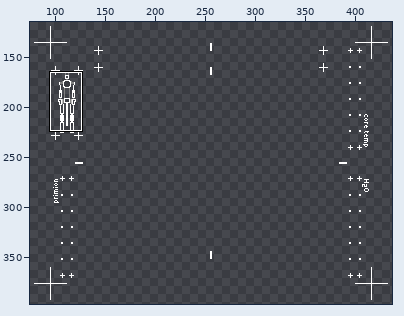
File history of a pixel-art file, exegesis_vrc_avatars/Assets/_exegesis/HUD/HUD.aseprite. The picture above shows the old version from afar; the outline marks the close-up.
Close-up. Before:
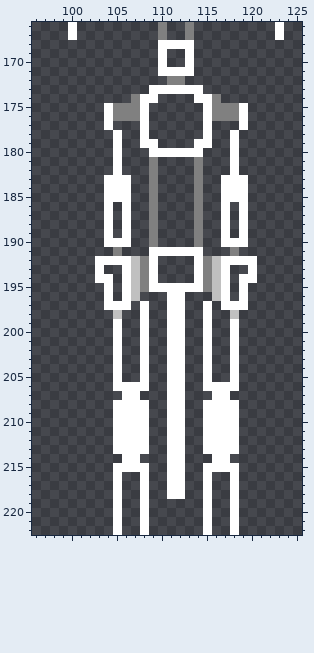
512x512 pixels, 1 frame. Shown: x 96..125, y 166..222. The wide view leaves out empty margins.
The same view after the edit:
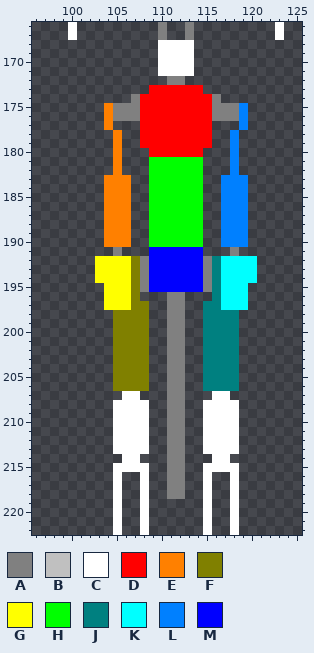
Palette (. is transparent): A #808080  B #c0c0c0  C #ffffff  D #ff0000  E #ff8000  F #808000  G #ffff00  H #00ff00  J #008080  K #00ffff  L #0080ff  M #0000ff
Difference:
layer "infra/paper_doll/paper_doll_masks/pd_rig" now shown
layer "infra/paper_doll/paper_doll_masks/pd_lef" now shown
layer "infra/paper_doll/paper_doll_masks/pd_rig" added
layer "infra/paper_doll/paper_doll_masks/pd_rig" now shown
layer "infra/paper_doll/paper_doll_masks/pd_lef" added
layer "infra/paper_doll/paper_doll_masks/pd_lef" now shown
layer "infra/paper_doll/paper_doll_masks/pd_hip" now shown
layer "infra/paper_doll/paper_doll_masks/pd_abd" now shown
layer "infra/paper_doll/paper_doll_masks/pd_che" now shown
layer "infra/paper_doll/paper_doll_masks/pd_hea" now shown
y 169..170: x 111..112 .. -> CC
y 173: x 109..114 CCCCCC -> DDDDDD
y 174: x 108..115 CC....CC -> DDDDDDDD
y 175..177: x 104 C -> E; x 108..115 C......C -> DDDDDDDD; x 119 C -> L
y 178: x 105 C -> E; x 108..115 C......C -> DDDDDDDD; x 118 C -> L
y 179: x 105 C -> E; x 108..115 CC....CC -> DDDDDDDD; x 118 C -> L
y 180: x 105 C -> E; x 109..114 CCCCCC -> DDDDDD; x 118 C -> L
y 181..182: x 105 C -> E; x 109..114 A....A -> HHHHHH; x 118 C -> L
y 183..185: x 104..106 CCC -> EEE; x 109..114 A....A -> HHHHHH; x 117..119 CCC -> LLL
y 186..189: x 104..106 C.C -> EEE; x 109..114 A....A -> HHHHHH; x 117..119 C.C -> LLL
y 190: x 104..106 CCC -> EEE; x 109..114 A....A -> HHHHHH; x 117..119 CCC -> LLL
y 191: x 109..114 CCCCCC -> MMMMMM
y 192: x 103..107 CCCCB -> GGGGF; x 109..114 C....C -> MMMMMM; x 116..120 BCCCC -> JKKKK
y 193: x 103..107 C..CB -> GGGGF; x 109..114 C....C -> MMMMMM; x 116..120 BC..C -> JKKKK
y 194: x 103..107 CC.CB -> GGGGF; x 109..114 C....C -> MMMMMM; x 116..120 BC.CC -> JKKKK
y 195: x 104..107 C.CB -> GGGF; x 109..114 CCCCCC -> MMMMMM; x 116..119 BC.C -> JKKK
y 196: x 104..107 C.CB -> GGGF; x 111..112 CC -> AA; x 116..119 BC.C -> JKKK
y 197: x 104..108 CCC.C -> GGGFF; x 111..112 CC -> AA; x 115..119 C.CCC -> JJKKK
y 198: x 105..108 B..C -> FFFF; x 111..112 CC -> AA; x 115..118 C..B -> JJJJ
y 199..205: x 105..108 C..C -> FFFF; x 111..112 CC -> AA; x 115..118 C..C -> JJJJ
y 206: x 105..108 CCCC -> FFFF; x 111..112 CC -> AA; x 115..118 CCCC -> JJJJ
y 207..218: x 111..112 CC -> AA
Where, in picture pixels (left, top, right, bottom), the same in both close-ups:
changed: (95, 49, 257, 499)
